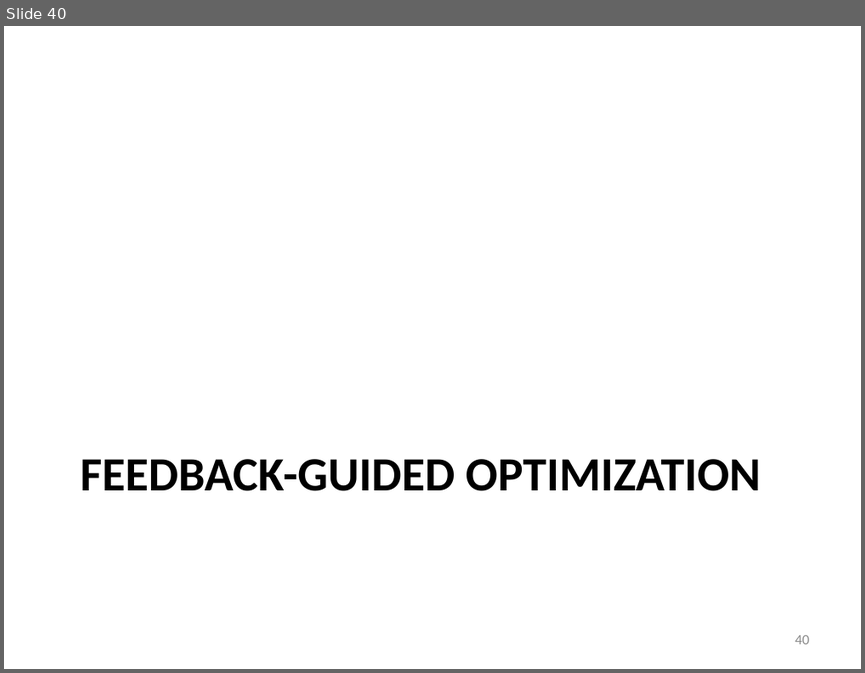
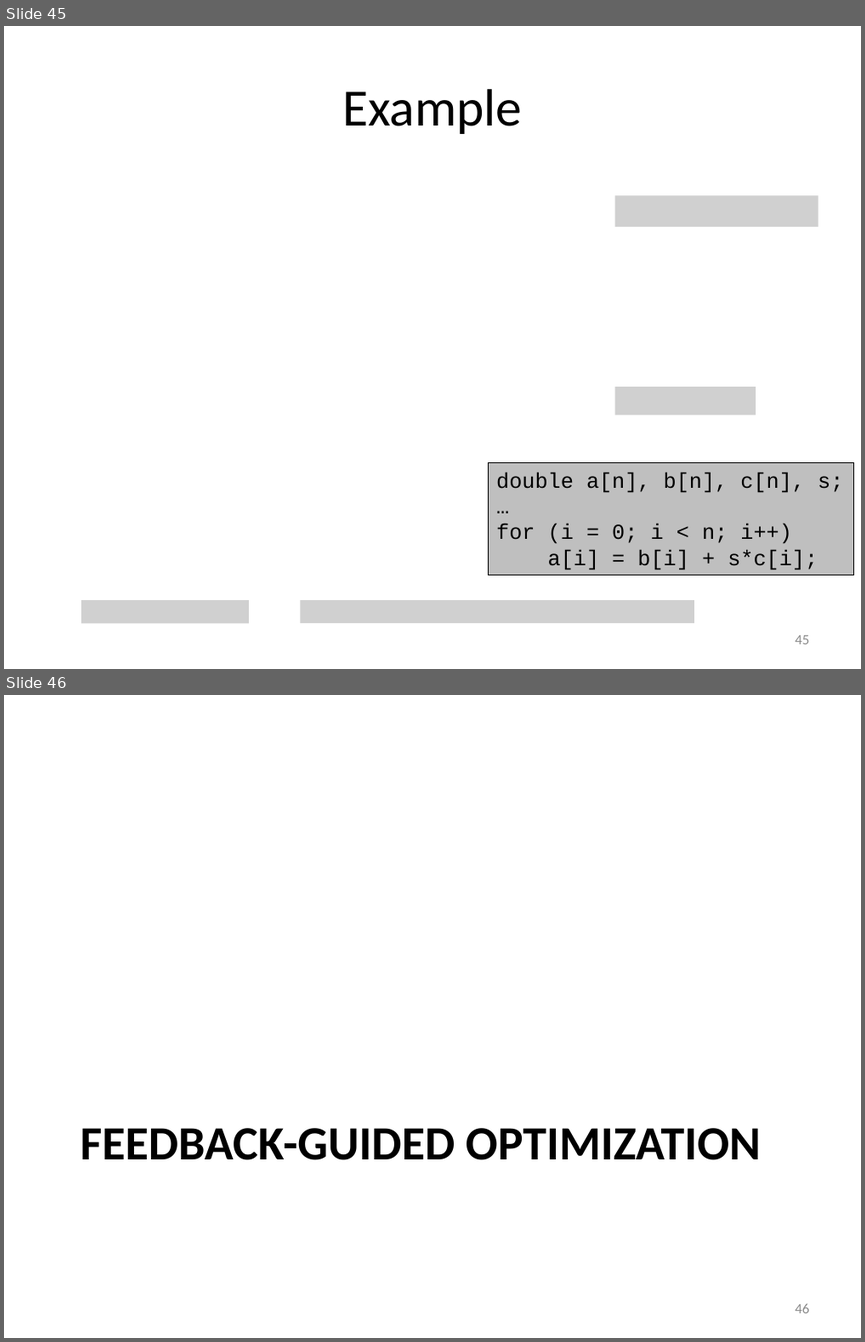
Before and after one commit to gjbex/training-material, a slide deck: Optimization/hpc_efficiency.pptx. Shown one above the other, each under a label of ours: slide 40 before the commit, slides 45 and 46 after it. The pictures are 865x673 and 865x1342 pixels, drawn with LibreOffice and Linux fonts; fonts in the diff are those of the drawing; grey boxes stand for pictures. Boxes give left, top, right and bottom in pixels: in the first picture for what was removed or moved away, otherwise in the second. Text is boxed around its words. In the diff, an @@ line names an element or a change of style, - is before the commit and + after.

```diff
--- a/Optimization/hpc_efficiency.pptx
+++ b/Optimization/hpc_efficiency.pptx
@@ slide 45 added at <box>4,26,861,669</box>, background #FFFFFF @@
@@ title added at <box>342,89,522,134</box>, 44 pt, text #000000 @@
+Example
@@ picture added at <box>615,196,818,227</box> @@
@@ picture added at <box>615,386,755,415</box> @@
@@ rectangle added at <box>488,462,854,574</box>, fill #BFBFBF, outline #000000 0.75 pt, 18 pt, text #000000 @@
+double a[n], b[n], c[n], s;
+…
+for (i = 0; i < n; i++)
+a[i] = b[i] + s*c[i];
@@ picture added at <box>81,600,248,624</box> @@
@@ picture added at <box>301,600,694,624</box> @@
@@ page number added at <box>794,635,809,644</box>, 12 pt, text #8C8C8C @@
+45
@@ what was slide 40 is now slide 46 @@
@@ page number at <box>794,1304,809,1313</box>: text changed @@
-40
+46
```
Also in this commit, not shown: 5 slides changed, 5 other slides added.
